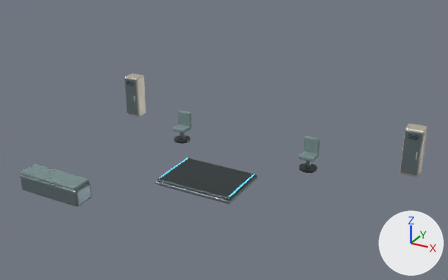
The glTF model apps/world/assets/structures/command/review-interior.glb as it was, and as the next commit left it.
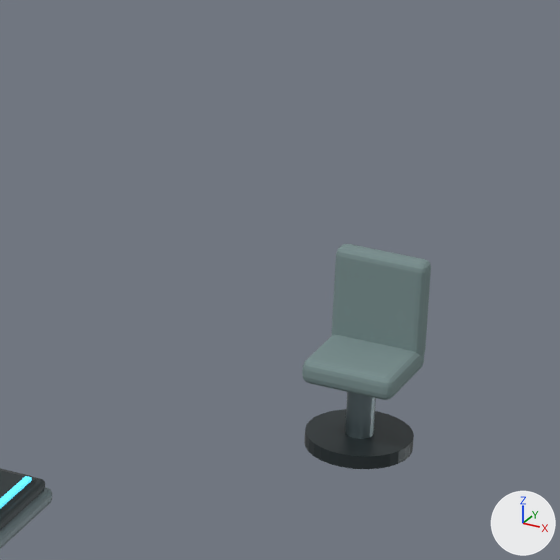
The first picture shows the older version from a camera (50 mm lens) standing at (11.62, -15.23, 12.01) and looking at (0.3, 5.35, 1.72). The close-ups show the older and then the newer version on the part from 56% to 76% of the width and 34% to 67% of the height of that picture. Only the edits that show in the close-ups are written down. Every picture has the same lights, and +X, +Y and +Z are marked at lower right. Where no turn or scale is listed for an object, it has been applied to the vertices. Vertices at exactly the same position are counted once.

The first close-up shows 'Furniture_Fabric', 'Furniture_Graphite', 'Furniture_Steel' and 1 more.
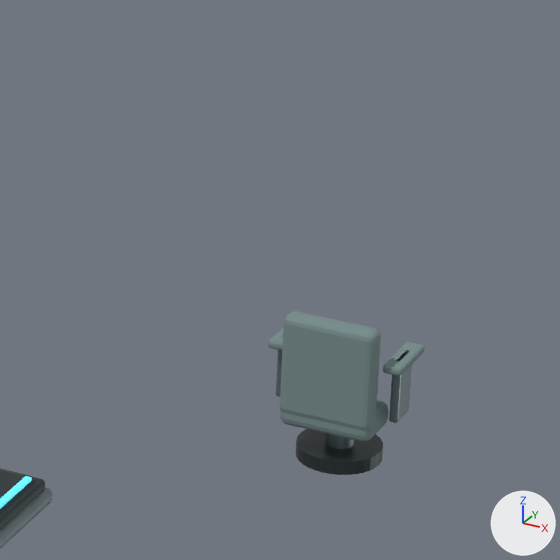
Where the newer file only moved an object's origin or applied its transform, the numbers keep the older frame.

Boxes [x1, y1, x2, y2] around the edits, measured in the close-ups (560 x 560 px; the box of a moved part takes in the faces that stretch with it):
'Furniture_Fabric', reshaped, moved
    before: [302, 244, 431, 400]
    after: [268, 311, 425, 441]
'Furniture_Graphite', reshaped
    before: [0, 409, 414, 530]
    after: [0, 429, 383, 530]
'Furniture_Steel', reshaped
    before: [0, 392, 376, 549]
    after: [0, 350, 412, 549]
part 1 of me_cube_400, moved or reshaped
    before: [331, 244, 431, 356]
    after: [280, 311, 381, 431]
part 2 of me_cube_400, added (mostly hidden)
    after: [268, 327, 284, 350]
part 3 of me_cube_400, added
    after: [383, 342, 425, 376]
part 4 of me_cube_400, rebuilt
    before: [302, 335, 424, 400]
    after: [280, 400, 388, 441]
part 5 of me_cube_399, moved or reshaped
    before: [304, 409, 414, 469]
    after: [296, 429, 383, 475]
part 6 of me_cylinder, added
    after: [325, 433, 354, 449]
part 7 of me_cylinder, added (mostly hidden)
    after: [276, 350, 282, 397]
part 8 of me_cylinder, added
    after: [389, 350, 412, 423]
part 9 of me_cylinder, deleted
    before: [345, 392, 376, 439]

The change in detail:
me_cube_400 is used by ob_furniture_fabric; location (-3.2, 7.6, 0.73).
me_cube_400 had 480 vertices, 940 faces and spanned x -2.8..6.74, y -7.47..0.35, z -0.09..0.75.
me_cube_400 now has 864 vertices, 1692 faces and spans x -2.8..6.89, y -6.95..0.39, z -0.09..0.75.
me_cube_400 part 1: the loose piece of 96 vertices spanning x 6.06..6.74, y 0.19..0.35, z 0.0..0.75 is moved by (0.0, -0.4, 0.0).
me_cube_400 part 2: the loose piece of 96 vertices spanning x -2.8..0.0, y -7.47..-6.62, z 0.15..0.3 is copied, and the copy is scaled about its middle by (0.0427, 0.551, 0.4), then moved by (7.38, 7.21, 0.21); it spans x 5.91..6.05, y -0.07..0.39, z 0.41..0.47.
me_cube_400 part 3: the loose piece of 96 vertices spanning x -2.8..0.0, y -7.47..-6.62, z 0.15..0.3 is copied, and the copy is scaled about its middle by (0.0427, 0.551, 0.4), then moved by (8.22, 7.21, 0.21); it spans x 6.75..6.89, y -0.07..0.39, z 0.41..0.47.
me_cube_400 part 4: the loose piece of 96 vertices spanning x 6.06..6.74, y -0.34..0.34, z -0.09..0.09 is rebuilt with 96 vertices and now spans x 6.06..6.74, y -0.2..0.2, z -0.09..0.09.
Other edits to the shape of me_cube_400 do not show in these pictures.
me_cube_399 has 672 vertices, 1284 faces and spans x -7.37..7.37, y -4.22..4.52, z -0.15..1.79.
me_cube_399 is used by ob_furniture_graphite; location (0.0, 4.45, 0.22).
me_cube_399 part 5: the loose piece of 64 vertices spanning x 2.82..3.58, y 2.77..3.53, z -0.12..-0.02 is scaled about its middle by (0.789, 0.789, 1), then moved by (0.0, -0.38, 0.08).
me_cylinder is used by ob_furniture_steel; location (-3.2, 7.6, 0.38).
me_cylinder had 512 vertices, 1000 faces and spanned x -4.3..10.7, y -7.5..1.41, z -0.27..1.75.
me_cylinder now has 896 vertices, 1752 faces and spans x -4.3..10.7, y -7.5..1.41, z -0.24..1.75.
me_cylinder part 6: a new loose piece, a 32-sided cylinder along z spanning x 6.3..6.5, y -0.48..-0.28, z -0.12..0.12, in mat_command_steel (grey #79898e).
me_cylinder part 7: a new loose piece of 96 vertices spanning x 5.95..6.01, y -0.5..-0.26, z 0.2..0.66, in mat_command_steel (grey #79898e).
me_cylinder part 8: a new loose piece of 96 vertices spanning x 6.79..6.85, y -0.5..-0.26, z 0.2..0.66, in mat_command_steel (grey #79898e).
me_cylinder part 9: the loose piece of 64 vertices spanning x 6.3..6.5, y -0.1..0.1, z -0.27..0.27 is deleted.
Other edits to the shape of me_cylinder do not show in these pictures.
Object 'Furniture_Fabric' (ob_furniture_fabric) moves from (-3.2, 7.6, 0.73) to (-3.2, 7.08, 0.574).
